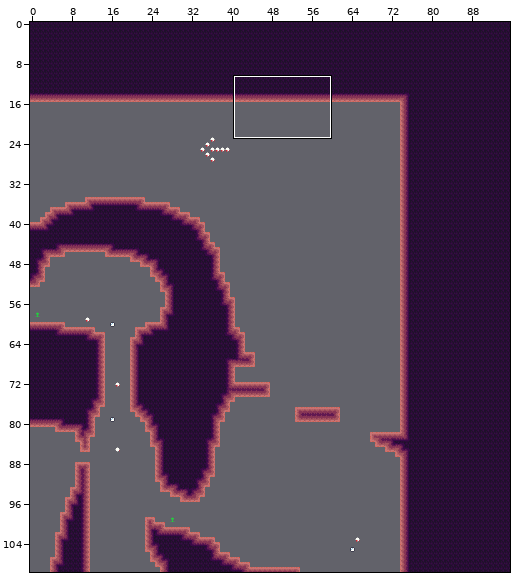
Tiled map (JSON), stored at assets/world/room/dirt4.json. The picture above shows the old version from afar; the outline marks the close-up.
Close-up. The starting point:
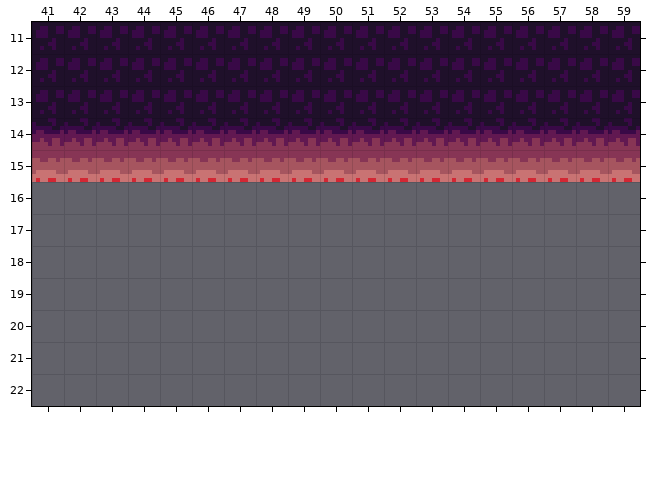
Cells are 8x8 px. Shown: x 41..59, y 11..22. The commit also changed other parts of the map, which this record leaves out.
After the commit:
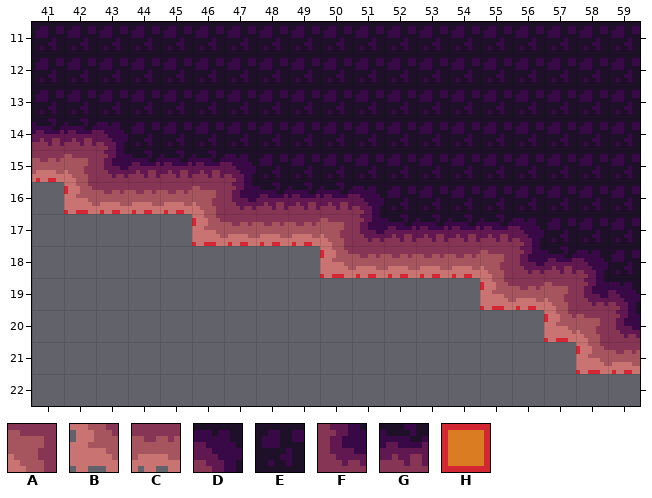
Key: from "dirt": A 4, B 26, C 27, D 61, E 63, F 75, G 76; from "tools": H 1 "ground".
_ is an empty cell, . an unchanged one.
The edit:
--- layer "draft"
@@ x 42..59 @@
-16 ____..............
-17 ....____..........
-18 ........_____.....
-19 .............__...
-20 ..............._..
-21 ................__
+16 HHHH..............
+17 ....HHHH..........
+18 ........HHHHH.....
+19 .............HH...
+20 ...............H..
+21 ................HH
--- layer "map"
@@ x 42..59 @@
-14 .GGGGGGGGGGGGGGGGG
-15 CCCCCCCCCCCCCCCCCC
-16 __________________
-17 ....______________
-18 ........__________
-19 ............._____
-20 ...............___
-21 ................__
+14 .DEEEEEEEEEEEEEEEE
+15 AFGGGDEEEEEEEEEEEE
+16 BCCCAFGGGDEEEEEEEE
+17 ....BCCCAFGGGGDEEE
+18 ........BCCCCAFGDE
+19 .............BCAFD
+20 ...............BAF
+21 ................BC
